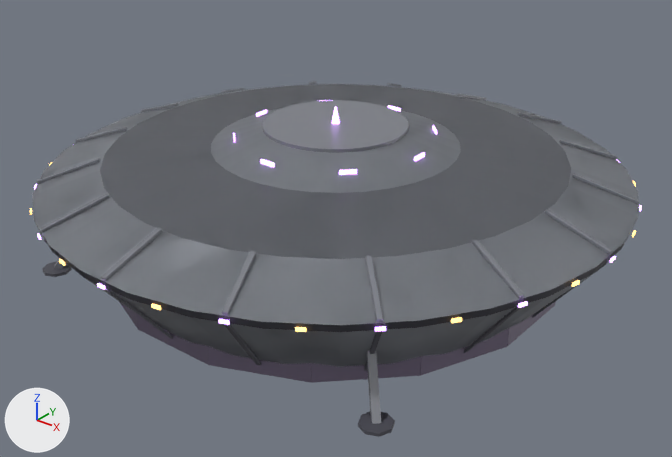
The glTF model assets/models/ufo_g_raider.glb, before and after one commit.
Rendered twice from a 50 mm lens placed at (16.97, -21.19, 14.15), pointed at (0.46, -0.56, 1.36). Lighting does not change. The marker at lower left points along +X, +Y and +Z. The picture after the commit comes second. Objects named as collision shapes, trigger or cutter boxes, shadow casters or lower levels of detail are left out. Vertices at exactly the same position are counted once.

Names of what the first picture shows: 'Hull'.
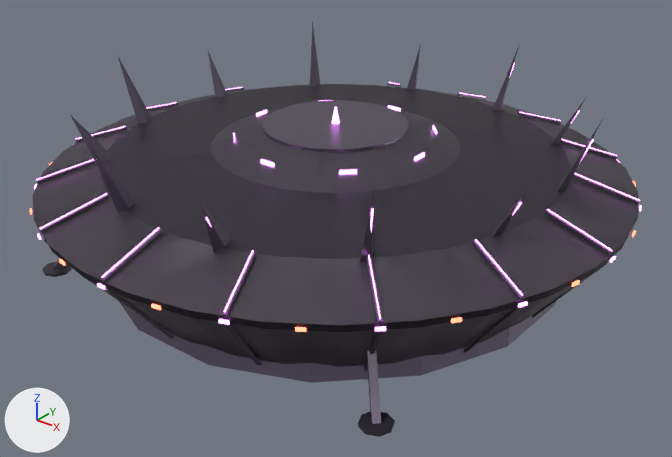
The change, as a list of edits to the scene's bpy script:
```text
Change mat_ufodark:
    mat_ufodark.base_color: (0.08, 0.08, 0.1) -> (0.06, 0.05, 0.07)  # dark grey #505059 -> dark grey #453f4b
    mat_ufodark.metallic: 0.0 -> 0.6
Change mat_ufohull:
    mat_ufohull.base_color: (0.32, 0.34, 0.38) -> (0.2, 0.17, 0.22)  # grey #999ea6 -> grey #7c7381
    mat_ufohull.metallic: 0.0 -> 0.7
Change mat_uforib:
    mat_uforib.base_color: (0.2, 0.21, 0.24) -> (0.13, 0.11, 0.15)  # grey #7c7e86 -> dark grey #655d6c
    mat_uforib.metallic: 0.0 -> 0.7
Change mat_ufoamber:
    mat_ufoamber.emission_color: (1.0, 0.55, 0.15) -> (1.0, 0.15, 0.08)  # orange #ffc46c -> red #ff6c50
Change me_hull:
    remove me_hull.from_pydata(...)  # 2028 vertices, 3506 faces; spans x -9.2..9.2, y -9.2..9.3, z 0.0..5.1
    add me_hull.from_pydata(...)  # 2312 vertices, 3914 faces; spans x -9.2..9.2, y -9.2..9.3, z 0.0..5.9
    me_hull part 1: the loose piece of 8 vertices spanning x 5.0..6.5, y -6.5..-5.0, z 0.4..2.8 is copied, and the copy is scaled about its middle by (0.332, 0.332, 0.643), then moved by (-0.5, 0.5, 2.9), in mat_ufoglow (purple #ed89ff, glowing purple #ed89ff); it spans x 5.0..5.5, y -5.5..-5.0, z 3.7..5.2
    me_hull part 2: the loose piece of 8 vertices spanning x -8.5..-6.6, y -3.6..-2.7, z 3.0..3.7 is copied, and the copy is moved by (0.0, 0.0, 0.1), in mat_ufoglow (purple #ed89ff, glowing purple #ed89ff); it spans x -8.5..-6.7, y -3.5..-2.7, z 3.1..3.8
    me_hull part 3: the loose piece of 8 vertices spanning x -6.5..-5.0, y -6.5..-5.0, z 3.0..3.7 is copied, and the copy is moved by (0.0, 0.0, 0.1), in mat_ufoglow (purple #ed89ff, glowing purple #ed89ff); it spans x -6.5..-5.1, y -6.5..-5.1, z 3.1..3.8
    me_hull part 4: the loose piece of 8 vertices spanning x -3.6..-2.7, y -8.5..-6.6, z 3.0..3.7 is copied, and the copy is moved by (0.0, 0.0, 0.1), in mat_ufoglow (purple #ed89ff, glowing purple #ed89ff); it spans x -3.5..-2.7, y -8.5..-6.7, z 3.1..3.8
    me_hull part 5: the loose piece of 8 vertices spanning x -0.1..0.1, y -9.1..-7.2, z 3.0..3.7 is copied, and the copy is moved by (0.0, 0.0, 0.1), in mat_ufoglow (purple #ed89ff, glowing purple #ed89ff); it spans x 0.0, y -9.1..-7.2, z 3.1..3.8
    me_hull part 6: the loose piece of 8 vertices spanning x 2.7..3.6, y -8.5..-6.6, z 3.0..3.7 is copied, and the copy is moved by (0.0, 0.0, 0.1), in mat_ufoglow (purple #ed89ff, glowing purple #ed89ff); it spans x 2.7..3.5, y -8.5..-6.7, z 3.1..3.8
    me_hull part 7: the loose piece of 8 vertices spanning x 5.0..6.5, y -6.5..-5.0, z 3.0..3.7 is copied, and the copy is moved by (0.0, 0.0, 0.1), in mat_ufoglow (purple #ed89ff, glowing purple #ed89ff); it spans x 5.1..6.5, y -6.5..-5.1, z 3.1..3.8
    me_hull part 8: the loose piece of 8 vertices spanning x 6.6..8.5, y -3.6..-2.7, z 3.0..3.7 is copied, and the copy is moved by (0.0, 0.0, 0.1), in mat_ufoglow (purple #ed89ff, glowing purple #ed89ff); it spans x 6.7..8.5, y -3.5..-2.7, z 3.1..3.8
    me_hull part 9: the loose piece of 8 vertices spanning x 7.2..9.1, y -0.1..0.1, z 3.0..3.7 is copied, and the copy is moved by (0.0, 0.0, 0.1), in mat_ufoglow (purple #ed89ff, glowing purple #ed89ff); it spans x 7.2..9.1, y 0.0, z 3.1..3.8
    me_hull part 10: the loose piece of 8 vertices spanning x 6.6..8.5, y 2.7..3.6, z 3.0..3.7 is copied, and the copy is moved by (0.0, 0.0, 0.1), in mat_ufoglow (purple #ed89ff, glowing purple #ed89ff); it spans x 6.7..8.5, y 2.7..3.5, z 3.1..3.8
    me_hull part 11: the loose piece of 8 vertices spanning x 5.0..6.5, y 5.0..6.5, z 3.0..3.7 is copied, and the copy is moved by (0.0, 0.0, 0.1), in mat_ufoglow (purple #ed89ff, glowing purple #ed89ff); it spans x 5.1..6.5, y 5.1..6.5, z 3.1..3.8
    me_hull part 12: the loose piece of 8 vertices spanning x 2.7..3.6, y 6.6..8.5, z 3.0..3.7 is copied, and the copy is moved by (0.0, 0.0, 0.1), in mat_ufoglow (purple #ed89ff, glowing purple #ed89ff); it spans x 2.7..3.5, y 6.7..8.5, z 3.1..3.8
    me_hull part 13: 60 vertices added at x -7.6..7.6, y -7.6..7.6, z 3.4..5.9
    other edits to the shape of me_hull do not show in these pictures
```

Boxes [x1, y1, x2, y2] around the edits, measured in the pictures (672 x 457 px):
'Hull', recoloured, surface changed, reshaped (darker, 17% taller): before [30, 81, 642, 437]; after [30, 21, 642, 437]
part 1 of me_hull, added: after [370, 208, 374, 231]
part 2 of me_hull, added: after [76, 126, 125, 139]
part 3 of me_hull, added: after [36, 159, 94, 180]
part 4 of me_hull, added: after [40, 193, 107, 229]
part 5 of me_hull, added: after [102, 227, 159, 278]
part 6 of me_hull, added: after [223, 250, 254, 312]
part 7 of me_hull, added: after [368, 255, 381, 319]
part 8 of me_hull, added: after [475, 239, 523, 296]
part 9 of me_hull, added: after [547, 209, 612, 251]
part 10 of me_hull, added: after [574, 173, 640, 201]
part 11 of me_hull, added: after [561, 139, 617, 156]
part 12 of me_hull, added: after [520, 112, 561, 121]
part 13 of me_hull, added: after [70, 21, 603, 262]
